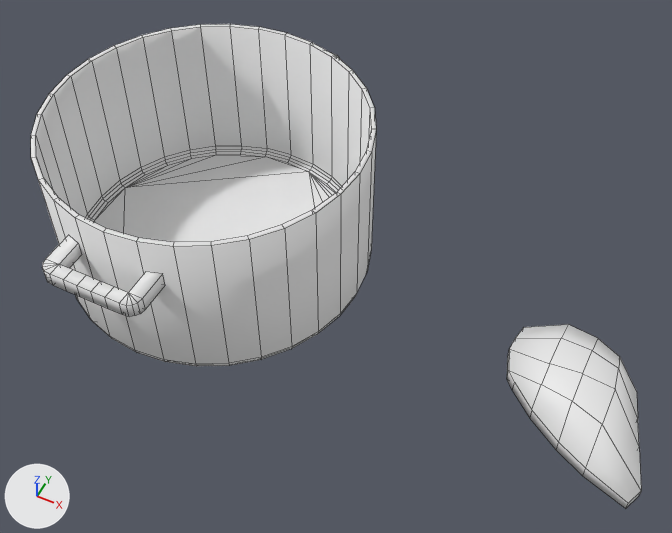
Two versions of the Blender file Blenderfile/CP2_ingredients.blend, one commit apart.
Camera for both pictures: a 50 mm camera at (-1.119, -1.166, 1.571) aimed at (-1.677, -0.05, 0.176). Lighting does not change. The marker at lower left points along +X, +Y and +Z. Mesh edges are drawn as thin lines.

Objects in the first picture: 'Cube.002', 'chicken breast'.
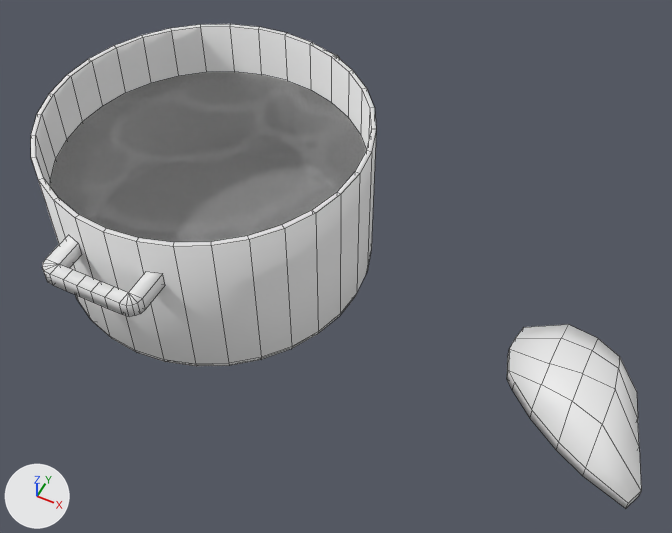
Boxes (x1, y1, x2, y2) around the edits, measured in the pictures (672 x 533 px):
'water', added: after (50, 72, 366, 242)

The change, as a diff of the scene's bpy script:
```diff
--- a/Blenderfile/CP2_ingredients.blend.py
+++ b/Blenderfile/CP2_ingredients.blend.py
@@ img_water_png @@
+img_water_png = load_image('water.png', '../Assets/Textures/Ingredients_Texture/water.png', 400, 400, 'sRGB')
@@ mat_ater @@
+mat_ater = principled_material('˜ater')
+mat_ater.texture = img_water_png
+mat_ater.alpha = 0.554
@@ me_cube_002 @@
+me_cube_002.from_pydata(...)  # 32 vertices, 1 face; spans x -0.324..0.324, y -0.324..0.324, z 0.0
+me_cube_002.materials.append(mat_ater)  # picture img_water_png
@@ ob_water @@
+ob_water = bpy.data.objects.new('water', me_cube_002)
+ob_water.location = (-1.982, -0.009, 0.286)
```
